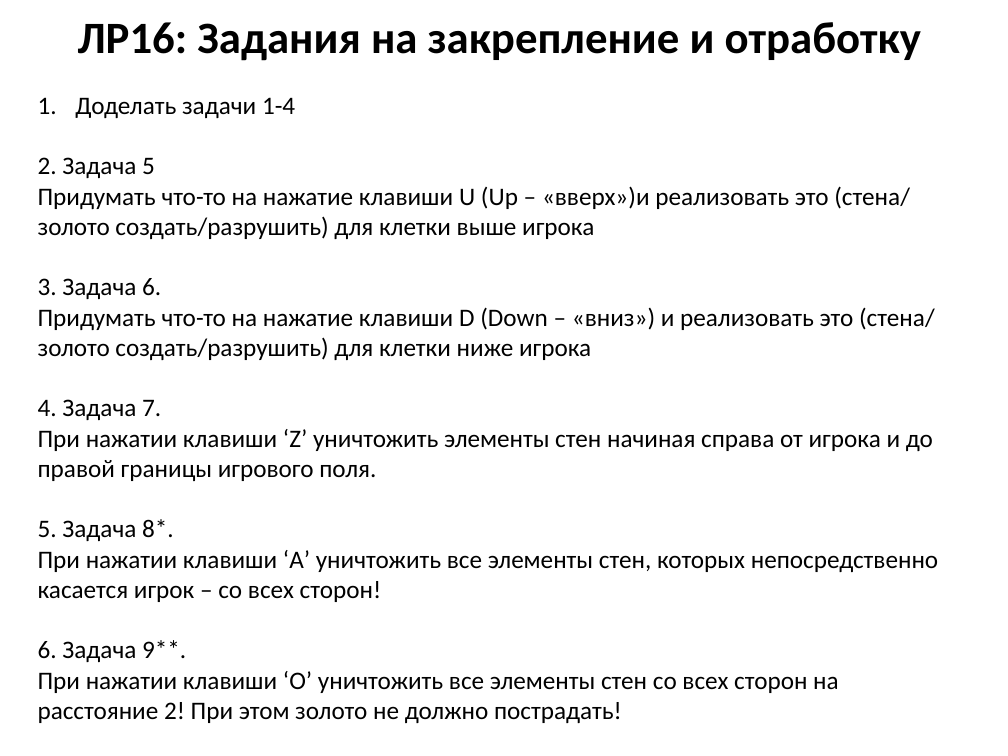
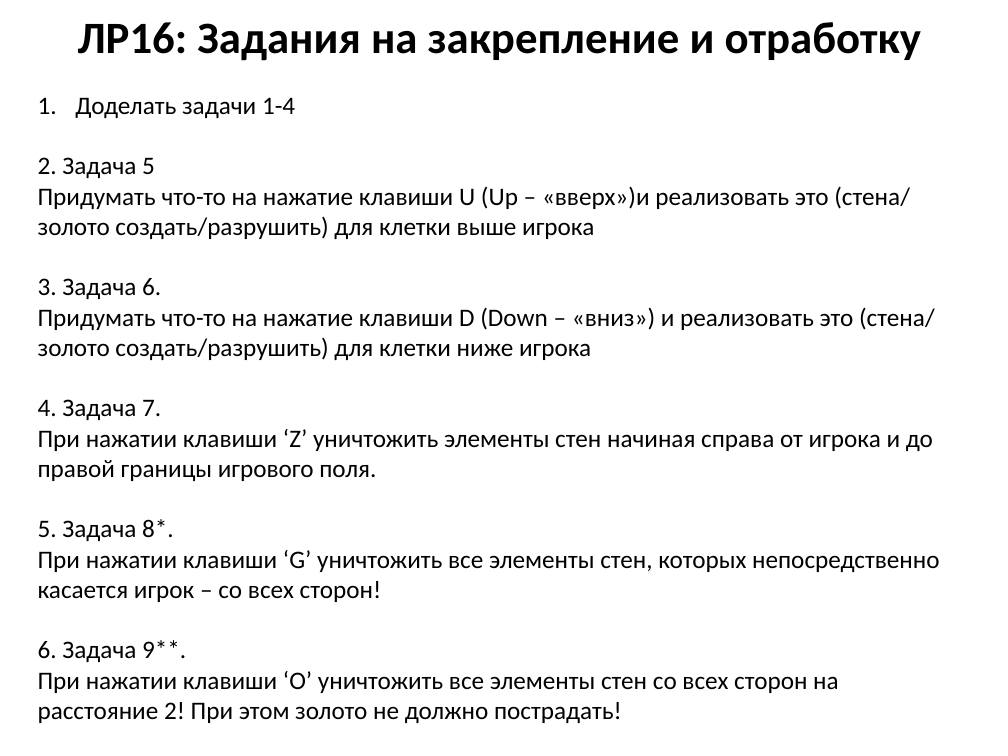
Before and after one commit to Kaehvaman/OAIP, a slide deck: slide 113 of Лекции/FIST2024_OsnProgram_lek_08_dvukhmernye_massivy.pptx. Drawn at 1008x756 pixels with LibreOffice and Linux fonts; fonts in the diff are those of the drawing. Boxes give left, top, right and bottom in pixels: in the first picture for what was removed or moved away, otherwise in the second. Text is boxed around its words. In the diff, an @@ line names an element or a change of style, - is before the commit and + after.

```diff
--- a/Лекции/FIST2024_OsnProgram_lek_08_dvukhmernye_massivy.pptx
+++ b/Лекции/FIST2024_OsnProgram_lek_08_dvukhmernye_massivy.pptx
@@ text at (38, 550, 939, 602): text changed @@
-При нажатии клавиши ‘A’ уничтожить все элементы стен, которых непосредственно касается игрок – со всех сторон!
+При нажатии клавиши ‘G’ уничтожить все элементы стен, которых непосредственно касается игрок – со всех сторон!
```
Also in this commit, not shown: 2 other files.
